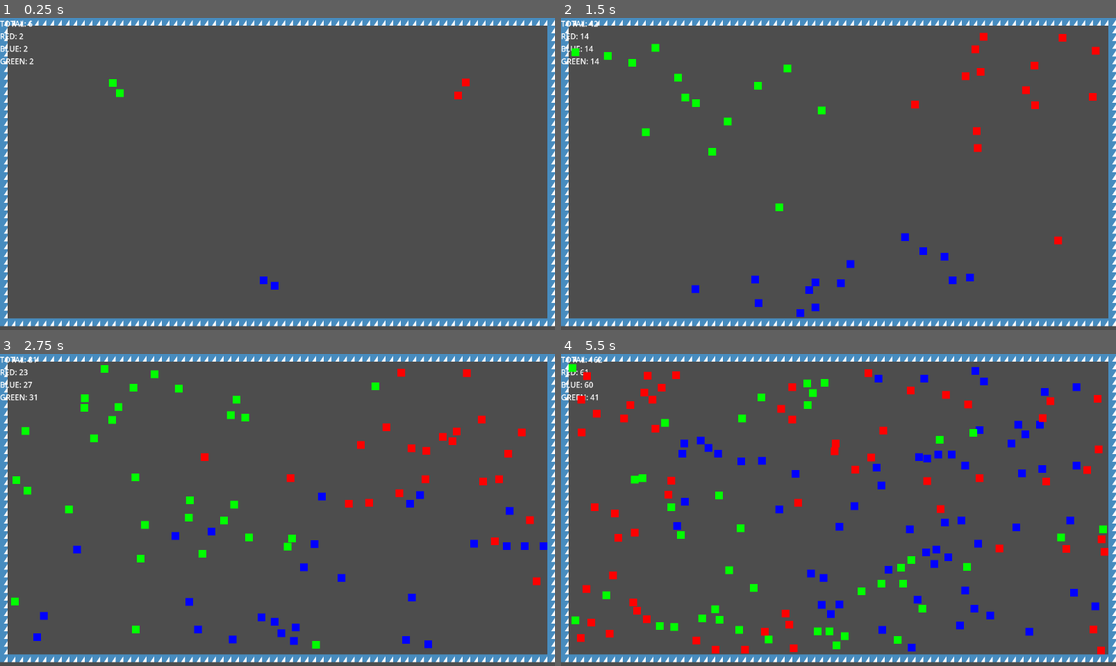
Above: before the commit, frames 1-4 (two rows, left to right).
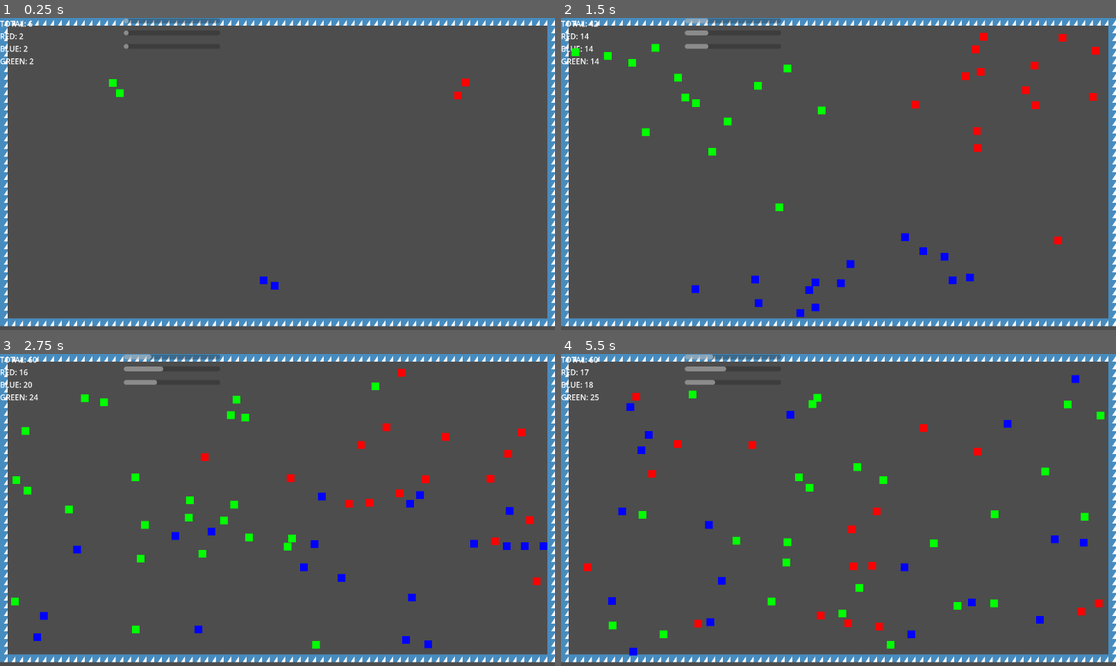
Above: after the commit, the same moments.

Repository: CWmain/island
Game: Godot game, scene res://scenes/main.tscn
Same seed, same stepped clock (60 frames per second), same inputs: the game is played once before the commit and once after it. The engine's default icon, where the game draws it, is replaced by a stand-in: a white triangle on a blue panel in a dark square.
Inputs:
- Up to frame 1 (0.25 s): no input
- Up to frame 2 (1.5 s): no input
- Up to frame 3 (2.75 s): no input
- Up to frame 4 (5.5 s): no input

The runs differ from the first frame. In frame 1, 0.3% of the frame differs, in the area x 22-40%, y 0-10%; in frame 2, 0.4%; in frame 3, 1.5%; in frame 4, 8.6%, in the area x 1-99%, y 0-97%.

Commit message:
Added a gauge to the solider counter to more easily see the shift in populations. Adjusted the spawners to be less dense as this seems to ensure someone wins if there is no intervention. I am currently unsure what that intervention should look like. Maybe a slow down feild, but that feels like it wouldn't be enough to really influence the outcome. And allowing the player to overide a solider color feels excessive. Maybe allow placement of conversion buildings which on collision sets all that hits them to that color. That could be good but I will have to see how Godot handles a physics body appearing ontop of another, although it could just set the color of all who pass thru it to avoid that issue. Requires more thinking

Diff:
--- a/UI/solider_counter.gd
+++ b/UI/solider_counter.gd
@@ -1,6 +1,11 @@
 extends Label
 
 var count: Dictionary[Solider.soliderColor, int]
+@onready var red: ProgressBar = $Red
+@onready var green: ProgressBar = $Green
+@onready var blue: ProgressBar = $Blue
+
+@export var maxSoliders: float = 300.0
 
 func _ready() -> void:
 	count[Solider.soliderColor.RED] = 0
@@ -14,5 +19,8 @@
 	updateLabel()
 
 func updateLabel()->void:
+	red.value = count[Solider.soliderColor.RED]/maxSoliders
+	green.value = count[Solider.soliderColor.GREEN]/maxSoliders
+	blue.value = count[Solider.soliderColor.BLUE]/maxSoliders
 	var total: int = count[Solider.soliderColor.RED] + count[Solider.soliderColor.BLUE] + count[Solider.soliderColor.GREEN]
 	text = "TOTAL: %d\nRED: %d\nBLUE: %d\nGREEN: %d" % [total, count[Solider.soliderColor.RED], count[Solider.soliderColor.BLUE], count[Solider.soliderColor.GREEN]]
--- a/UI/solider_counter.tscn
+++ b/UI/solider_counter.tscn
@@ -6,3 +6,31 @@
 offset_right = 40.0
 offset_bottom = 23.0
 script = ExtResource("1_tsscb")
+
+[node name="Red" type="ProgressBar" parent="."]
+layout_mode = 0
+offset_left = 257.0
+offset_top = 1.0
+offset_right = 457.0
+offset_bottom = 11.0
+max_value = 1.0
+value = 0.5
+show_percentage = false
+
+[node name="Green" type="ProgressBar" parent="."]
+layout_mode = 0
+offset_left = 257.0
+offset_top = 26.0
+offset_right = 457.0
+offset_bottom = 36.0
+max_value = 1.0
+show_percentage = false
+
+[node name="Blue" type="ProgressBar" parent="."]
+layout_mode = 0
+offset_left = 257.0
+offset_top = 54.0
+offset_right = 457.0
+offset_bottom = 64.0
+max_value = 1.0
+show_percentage = false
--- a/scenes/main.tscn
+++ b/scenes/main.tscn
@@ -149,7 +149,7 @@
 [node name="Red" parent="." node_paths=PackedStringArray("solider_counter") instance=ExtResource("3_sugp2")]
 position = Vector2(950, 157)
 solider = ExtResource("1_o5qli")
-toSpawn = 100
+toSpawn = 20
 spawnGap = 0.1
 spawnColor = 0
 solider_counter = NodePath("../SoliderCounter")
@@ -157,7 +157,7 @@
 [node name="Blue" parent="." node_paths=PackedStringArray("solider_counter") instance=ExtResource("3_sugp2")]
 position = Vector2(544, 543)
 solider = ExtResource("1_o5qli")
-toSpawn = 100
+toSpawn = 20
 spawnGap = 0.1
 spawnColor = 1
 solider_counter = NodePath("../SoliderCounter")
@@ -165,9 +165,10 @@
 [node name="Green" parent="." node_paths=PackedStringArray("solider_counter") instance=ExtResource("3_sugp2")]
 position = Vector2(230, 134)
 solider = ExtResource("1_o5qli")
-toSpawn = 100
+toSpawn = 20
 spawnGap = 0.1
 spawnColor = 2
 solider_counter = NodePath("../SoliderCounter")
 
 [node name="SoliderCounter" parent="." instance=ExtResource("4_jyhfs")]
+maxSoliders = 60.0
